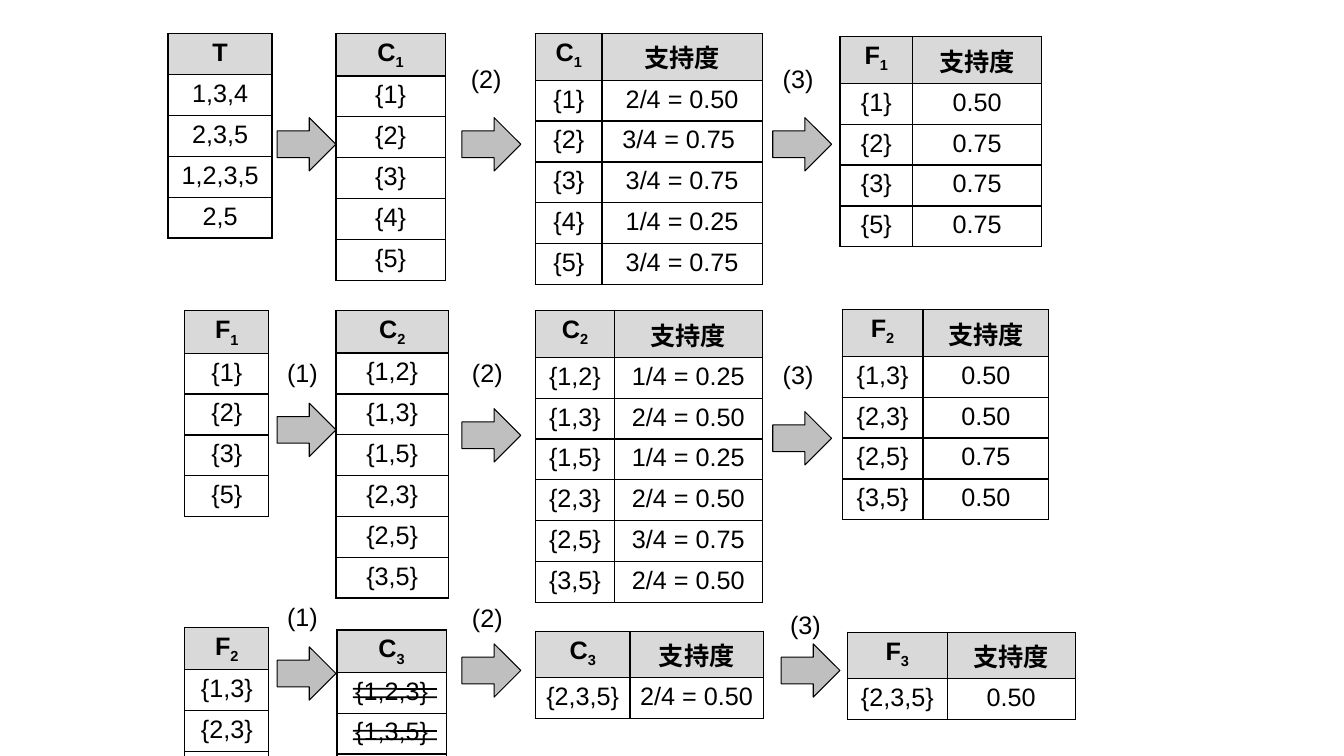
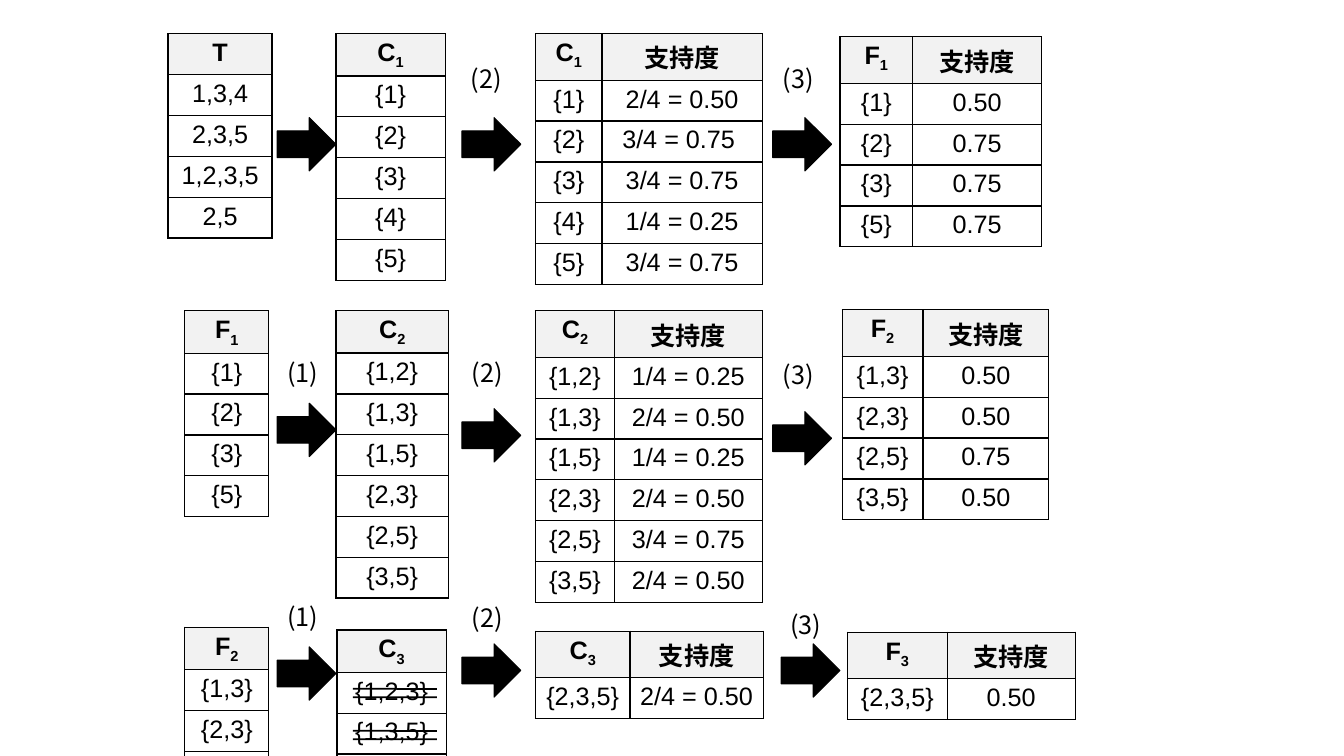
Before and after one commit to doddle-owl/doddle-owl-ja-docs, a slide deck: slide 12 of docs/source/figures/doddle-figures.pptx (slide 10 before the commit). Drawn at 1344x756 pixels with LibreOffice and Linux fonts; fonts in the diff are those of the drawing. Boxes give left, top, right and bottom in pixels: in the first picture for what was removed or moved away, otherwise in the second. Text is boxed around its words. In the diff, an @@ line names an element or a change of style, - is before the commit and + after.

```diff
--- a/docs/source/figures/doddle-figures.pptx
+++ b/docs/source/figures/doddle-figures.pptx
@@ table at (x1=168, y1=33, x2=272, y2=238) @@
@@ fill #D9D9D9 to #F2F2F2 in row 1, column 1 @@
@@ table at (x1=336, y1=33, x2=445, y2=278) @@
@@ fill #D9D9D9 to #F2F2F2 in row 1, column 1 @@
@@ table at (x1=535, y1=33, x2=762, y2=281) @@
@@ fill #D9D9D9 to #F2F2F2 in row 1 @@
@@ table at (x1=840, y1=36, x2=1042, y2=243) @@
@@ fill #D9D9D9 to #F2F2F2 in row 1 @@
@@ table at (x1=185, y1=311, x2=268, y2=515) @@
@@ fill #D9D9D9 to #F2F2F2 in row 1, column 1 @@
@@ table at (x1=336, y1=311, x2=449, y2=597) @@
@@ fill #D9D9D9 to #F2F2F2 in row 1, column 1 @@
@@ table at (x1=535, y1=311, x2=762, y2=599) @@
@@ fill #D9D9D9 to #F2F2F2 in row 1 @@
@@ table at (x1=842, y1=310, x2=1049, y2=516) @@
@@ fill #D9D9D9 to #F2F2F2 in row 1 @@
@@ table at (x1=185, y1=627, x2=268, y2=756) @@
@@ fill #D9D9D9 to #F2F2F2 in row 1, column 1 @@
@@ font Arial to Noto Sans CJK JP in 8 elements at (x1=287, y1=361, x2=318, y2=387), (x1=287, y1=605, x2=318, y2=631), (x1=471, y1=67, x2=502, y2=93), (x1=472, y1=361, x2=503, y2=387), (x1=472, y1=606, x2=503, y2=632), (x1=783, y1=67, x2=814, y2=93), (x1=783, y1=363, x2=814, y2=389), (x1=790, y1=613, x2=821, y2=639) @@
@@ fill #BFBFBF to #000000 in 9 elements at (x1=277, y1=118, x2=336, y2=171), (x1=462, y1=118, x2=520, y2=171), (x1=773, y1=118, x2=832, y2=171), (x1=462, y1=408, x2=520, y2=462), (x1=773, y1=411, x2=832, y2=465), (x1=462, y1=644, x2=520, y2=698), (x1=781, y1=644, x2=840, y2=698), (x1=277, y1=403, x2=336, y2=457), (x1=277, y1=647, x2=336, y2=701) @@
@@ table at (x1=337, y1=630, x2=446, y2=756) @@
@@ fill #D9D9D9 to #F2F2F2 in row 1, column 1 @@
@@ table at (x1=535, y1=631, x2=763, y2=715) @@
@@ fill #D9D9D9 to #F2F2F2 in row 1 @@
@@ table at (x1=848, y1=632, x2=1076, y2=716) @@
@@ fill #D9D9D9 to #F2F2F2 in row 1 @@
```
Also in this commit, not shown: 4 other slides changed, 2 slides added, 31 other files.
